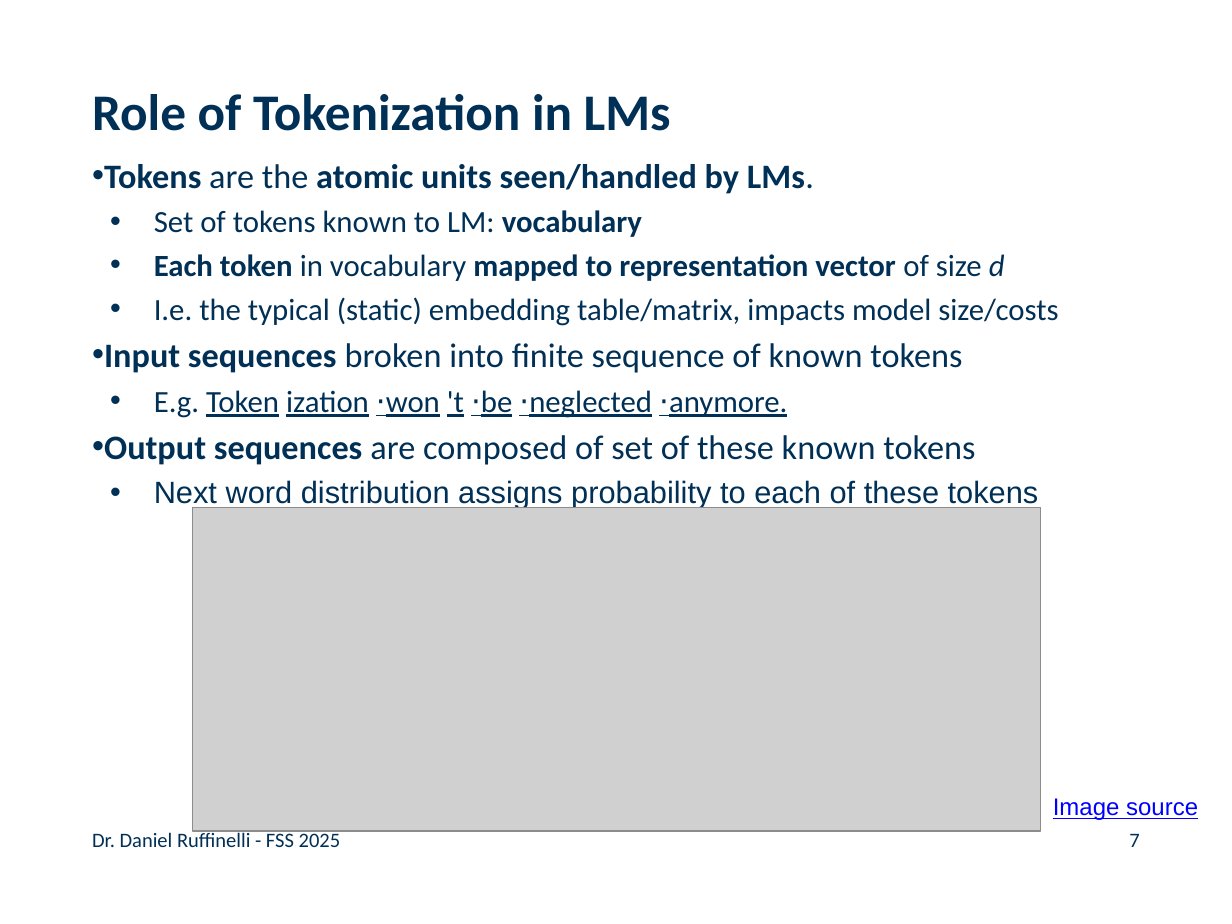
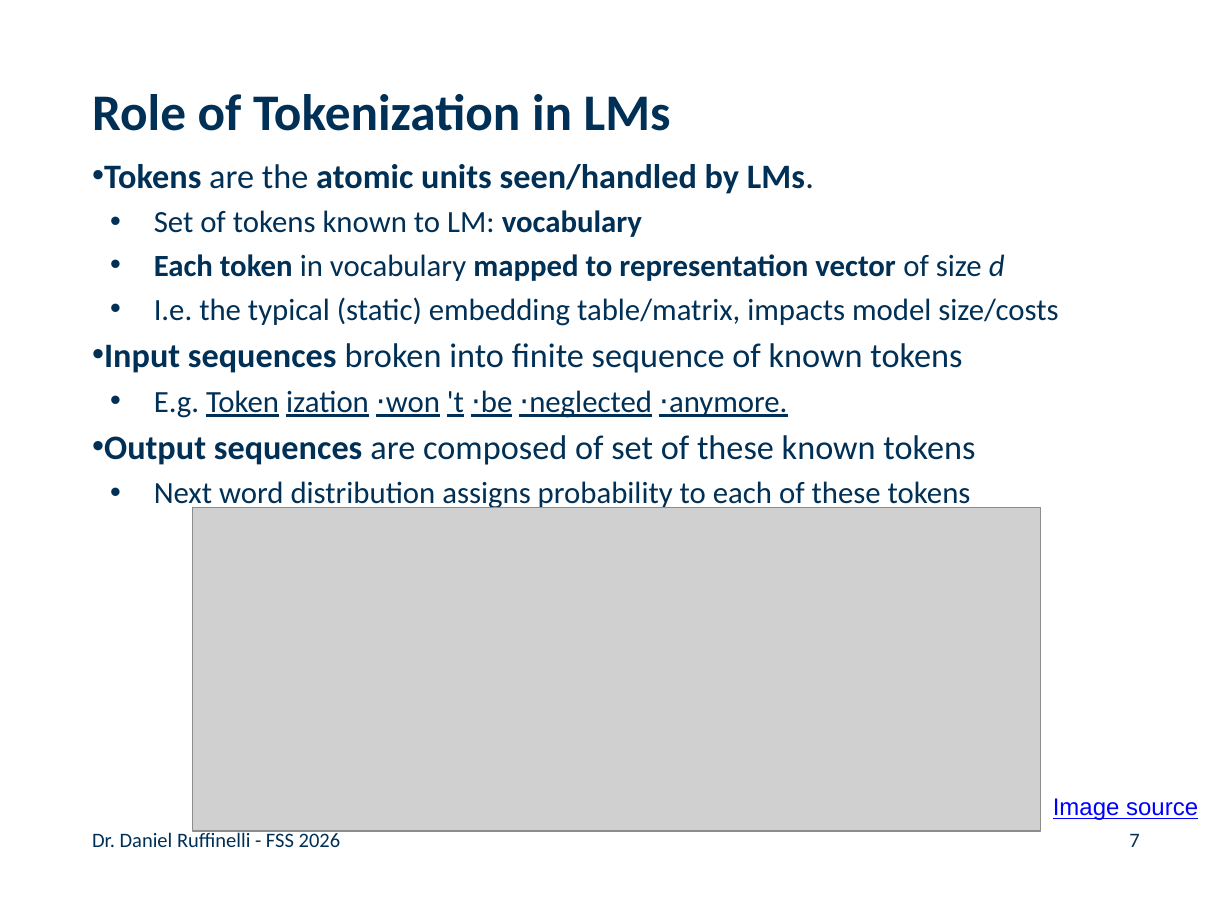
Before and after one commit to rufex2001/teaching_llms, a slide deck: slide 7 of lectures/06_tokenization/06_tokenization.pptx. Drawn at 1232x924 pixels with LibreOffice and Linux fonts; fonts in the diff are those of the drawing; grey boxes stand for pictures; background and template pictures are left out. Boxes give left, top, right and bottom in pixels: in the first picture for what was removed or moved away, otherwise in the second. Text is boxed around its words. In the diff, an @@ line names an element or a change of style, - is before the commit and + after.

Commit message:
minor fixes in tokenization lecure

```diff
--- a/lectures/06_tokenization/06_tokenization.pptx
+++ b/lectures/06_tokenization/06_tokenization.pptx
@@ text at (154,390,971,511): font Arial to Calibri in "⋅won ⋅be ⋅neglected ⋅anymore.", "Next word distribution assigns probability to each ..." @@
@@ text at (92,829,341,847): text changed @@
-Dr. Daniel Ruffinelli - FSS 2025
+Dr. Daniel Ruffinelli - FSS 2026
```
Also in this commit, not shown: 28 other slides changed, 1 other file.
